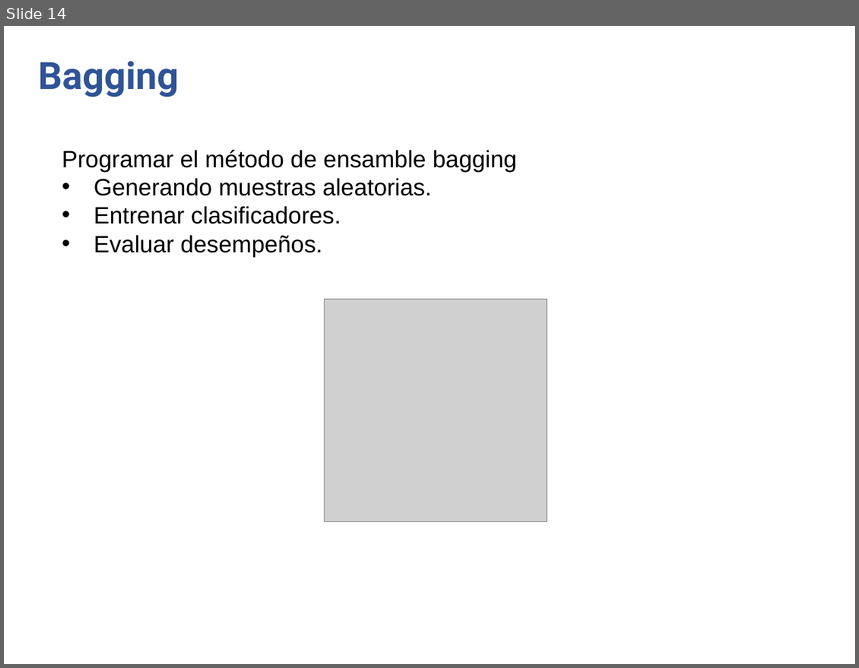
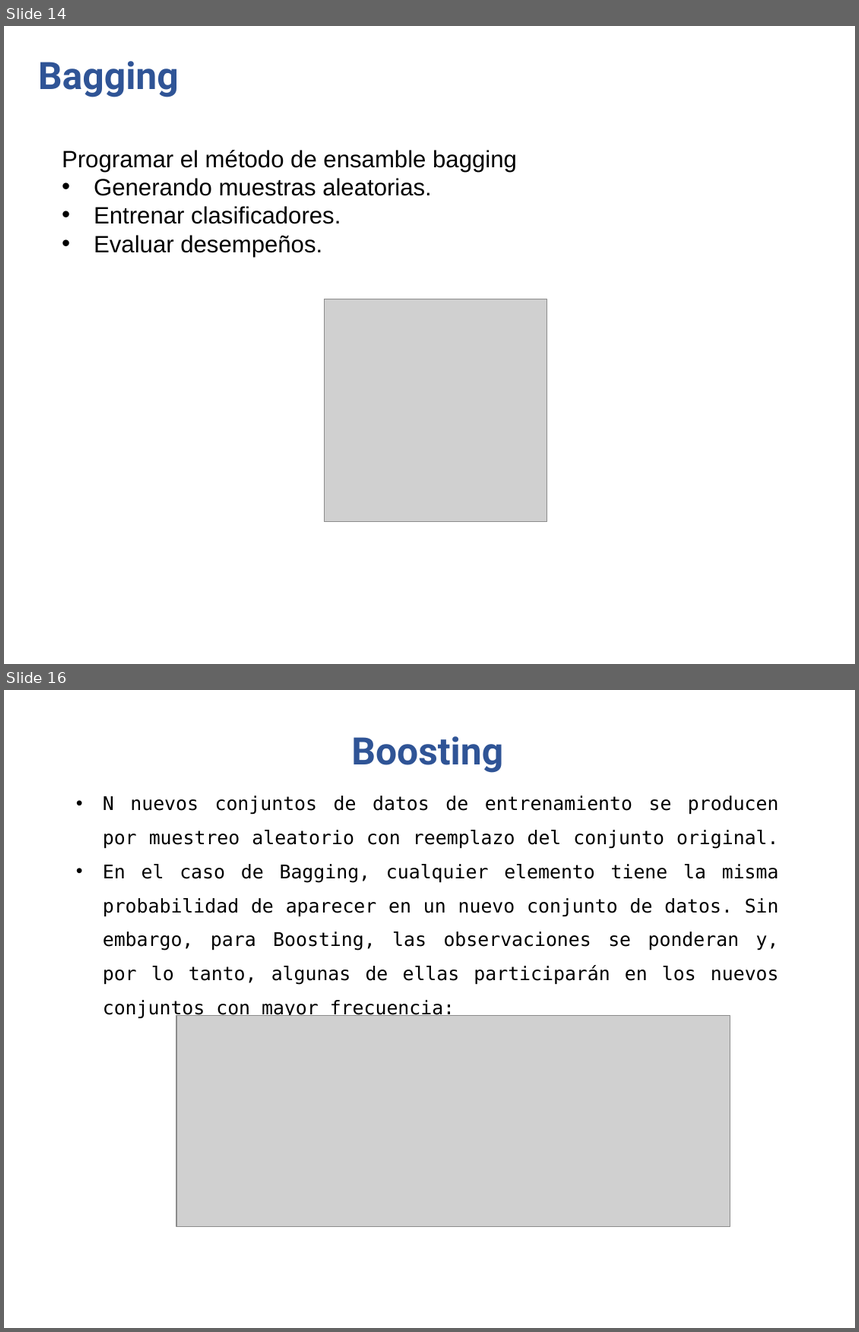
Before and after one commit to anvelezec/Embedings, a slide deck: MetodosEnsamble.pptx. Shown one above the other, each under a label of ours: slide 14 before the commit, slides 14 and 16 after it; the slides between them are not shown. The pictures are 859x668 and 859x1332 pixels, drawn with LibreOffice and Linux fonts; fonts in the diff are those of the drawing; grey boxes stand for pictures; background and template pictures are left out. Boxes give left, top, right and bottom in pixels: in the first picture for what was removed or moved away, otherwise in the second. Text is boxed around its words. In the diff, an @@ line names an element or a change of style, - is before the commit and + after.

Commit message:
Boosting

```diff
--- a/MetodosEnsamble.pptx
+++ b/MetodosEnsamble.pptx
@@ slide 16 added at [4,690,855,1328], background picture (left out) @@
@@ text added at [351,736,503,773], 32 pt, text #2F5496, bold @@
+Boosting
@@ text added at [103,796,779,1019], 16 pt, text #000000 @@
+• N nuevos conjuntos de datos de entrenamiento se producen por muestreo aleatorio con reemplazo del conjunto original.
+• En el caso de Bagging, cualquier elemento tiene la misma probabilidad de aparecer en un nuevo conjunto de datos. Sin embargo, para Boosting, las observaciones se ponderan y, por lo tanto, algunas de ellas participarán en los nuevos conjuntos con mayor frecuencia:
@@ picture added at [177,1016,730,1227] @@
```
Also in this commit, not shown: 2 slides changed, 7 other slides added, 1 other file.
